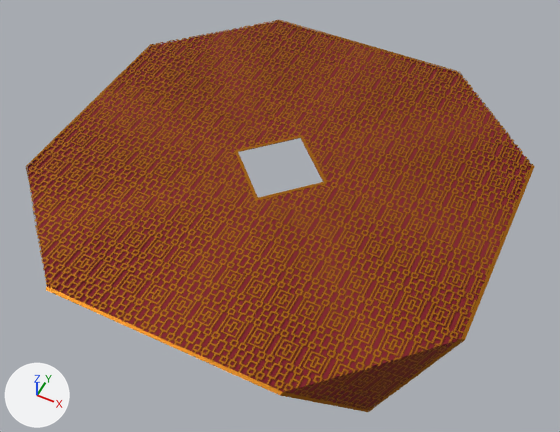
Two versions of the FBX model A3DPIE/Assets/Assets/Meshes/Tablecloth.fbx, one commit apart.
The view is the same before and after, from a camera (50 mm lens) standing at (1.04, -2.09, 3.26) and looking at (0.04, -0.07, 0.74). Every picture has the same lights, and +X, +Y and +Z are marked at lower left.

Script lines for the objects in view, before the commit:
```python
me_plane_002 = bpy.data.meshes.new('Plane.002')
me_plane_002.from_pydata(...)  # 104 vertices, 80 faces; spans x -2.05..2.05, y -2.05..2.05, z -2.08..-1.41
# faces by material slot: [24, 24, 32]
me_plane_002.materials.append(mat_rectdesign)
me_plane_002.materials.append(mat_velvet)  # red #7e0c1c
me_plane_002.materials.append(mat_gold)  # brown #ae6b00
ob_tablecloth = bpy.data.objects.new('Tablecloth', me_plane_002)
ob_tablecloth.location = (0.0, 0.0, 0.0)
ob_tablecloth.scale = (-0.468, -0.468, -0.468)
```
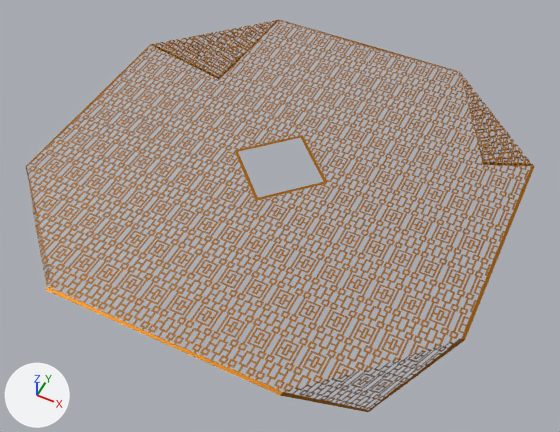
Edits to the bpy script that builds the scene:
```text
Change me_plane_002:
    where me_plane_002.from_pydata(...)  # 104 vertices, 80 faces; spans x -2.05..2.05, y -2.05..2.05, z -2.08..-1.41
    used by ob_tablecloth; location = (0.0, 0.0, 0.0); scale = (-0.468, -0.468, -0.468)
    me_plane_002 part 1: the loose piece of 36 vertices spanning x -2.03..2.03, y -2.03..2.03, z -2.06..-1.41 is deleted
    remove me_plane_002.materials.append(mat_velvet)  # red #7e0c1c
```

Where the change shows, as pixel boxes (x1, y1, x2, y2) in the pictures (560 x 432 px):
part 1 of me_plane_002, deleted (red): before (27, 21, 531, 410)
